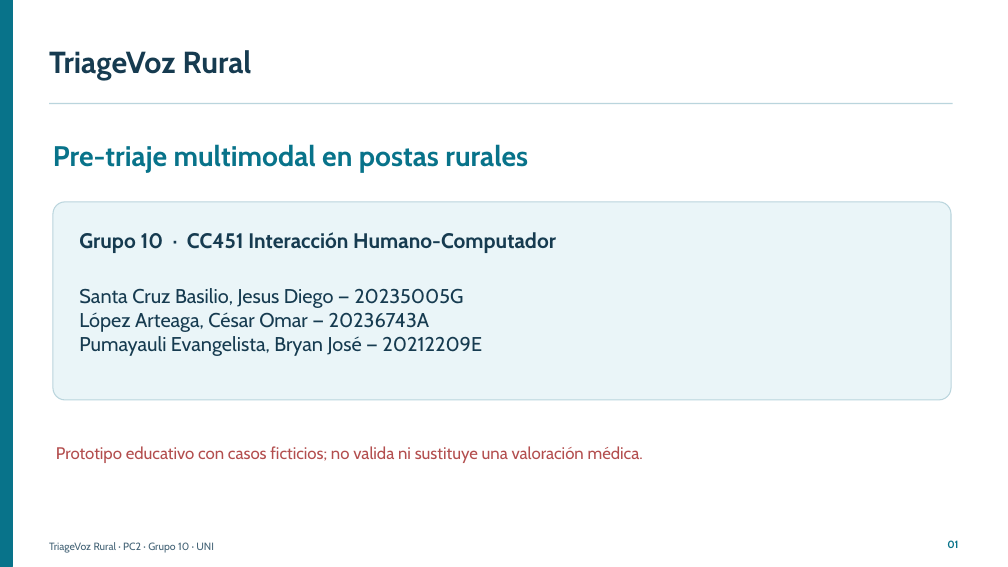
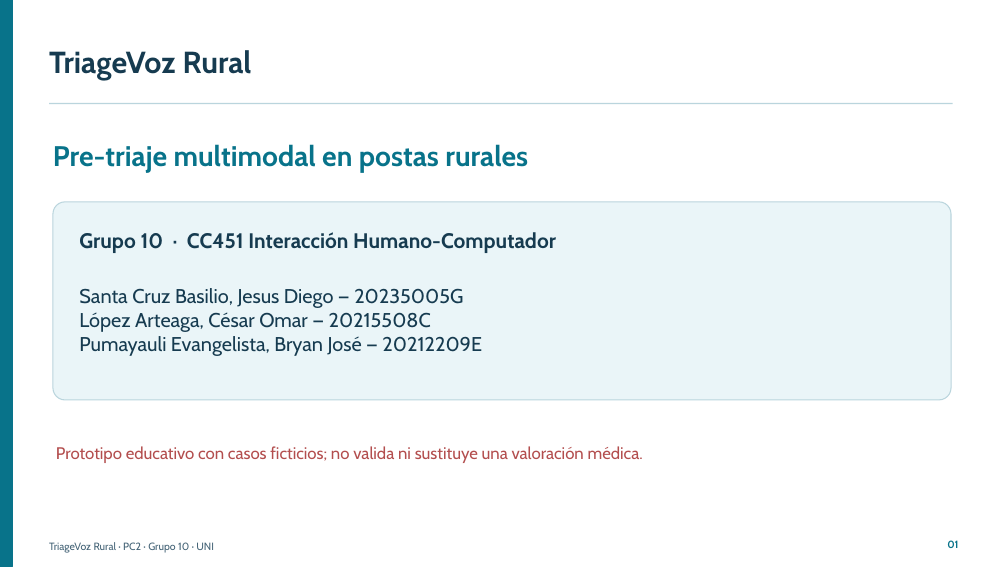
Before and after one commit to CeSaRLoPeZArTeAgA/PC2_IHC_Grup10, a slide deck: slide 1 of presentacion/PC2-TriageVoz-Rural-Grupo10.pptx. Drawn at 1008x567 pixels with LibreOffice and Linux fonts; fonts in the diff are those of the drawing. Boxes give left, top, right and bottom in pixels: in the first picture for what was removed or moved away, otherwise in the second. Text is boxed around its words. In the diff, an @@ line names an element or a change of style, - is before the commit and + after.

```diff
--- a/presentacion/PC2-TriageVoz-Rural-Grupo10.pptx
+++ b/presentacion/PC2-TriageVoz-Rural-Grupo10.pptx
@@ text at [79,312,431,332]: text changed @@
-López Arteaga, César Omar — 20236743A
+López Arteaga, César Omar — 20215508C
```
Also in this commit, not shown: 1 other slide changed, 28 other files.
